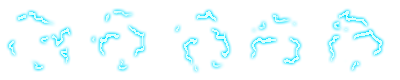
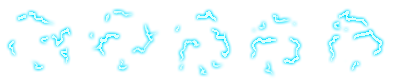
Layer changes from the first 400x80 image to the second:
painted on "레이어 0" over box(90, 23, 274, 77)
